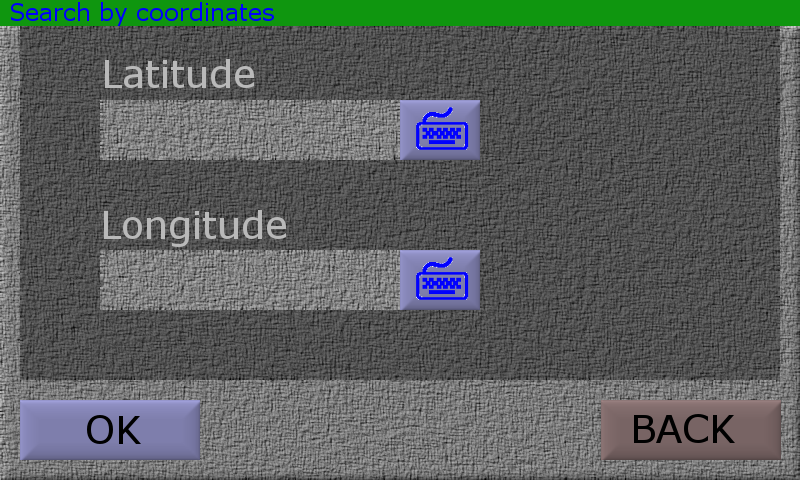
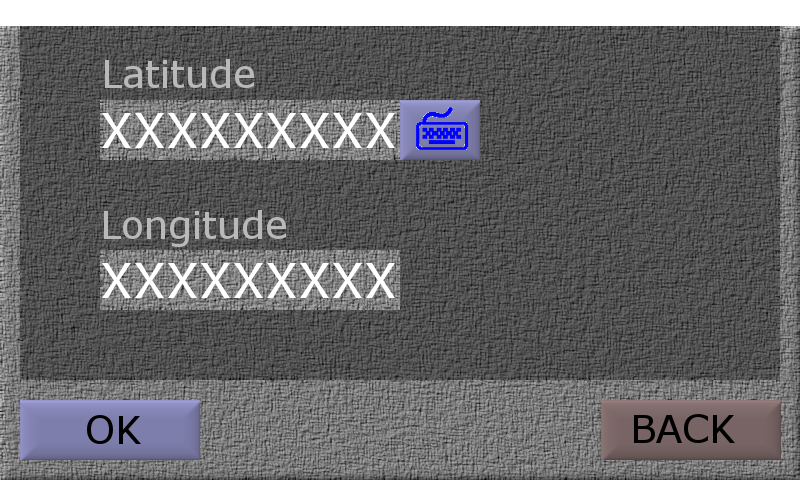
Layer changes from the first (800, 480) image to the second:
removed group "texts" (5 layers) over <box>11,2,735,310</box>
moved "Search by coordinates" into group "Header", painted on it over <box>11,2,274,26</box>
moved "header" into group "Header", painted on it over <box>0,0,800,26</box>
hid group "Miscellaneous" (4 layers) over <box>0,0,800,310</box>
added layer "longitudeValue" above "latitudeValue" over <box>102,263,395,298</box>
added layer "latitudeValue" above "latitudeTitle" over <box>102,113,395,148</box>
